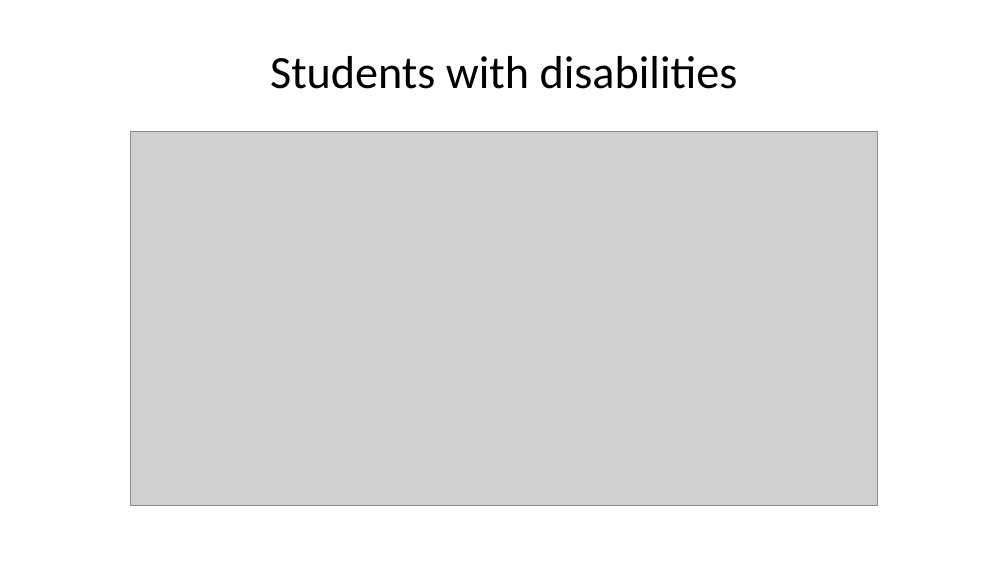
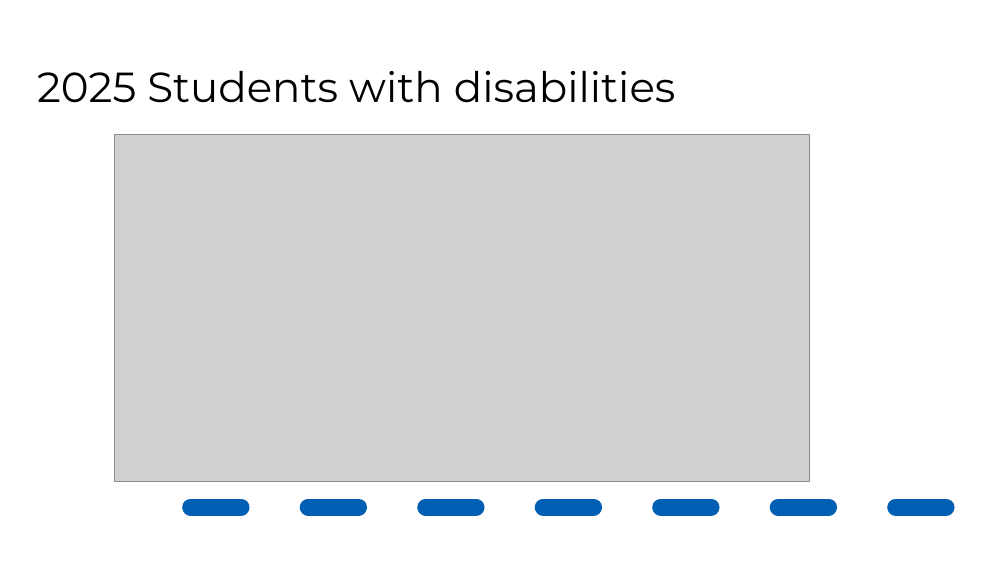
Before and after one commit to jknapp06/CADashboard, a slide deck: slide 19 of output/dashboard_summary.pptx. Drawn at 1008x567 pixels with LibreOffice and Linux fonts; fonts in the diff are those of the drawing; grey boxes stand for pictures; background and template pictures are left out. Boxes give left, top, right and bottom in pixels: in the first picture for what was removed or moved away, otherwise in the second. Text is boxed around its words. In the diff, an @@ line names an element or a change of style, - is before the commit and + after.

```diff
--- a/output/dashboard_summary.pptx
+++ b/output/dashboard_summary.pptx
@@ title "2025 Students with disabilities" at (x1=37, y1=71, x2=676, y2=103): vertical alignment middle to bottom @@
@@ title at (x1=37, y1=71, x2=676, y2=103): text changed; size 33 to 30 pt; font Calibri to Montserrat @@
-Students with disabilities
+2025 Students with disabilities
@@ picture resized from (x1=130, y1=132, x2=878, y2=506) to (x1=115, y1=134, x2=809, y2=481) @@
@@ line added from (191, 507) to (1008, 507), #005FB2 12 pt dashed @@
```
Also in this commit, not shown: 20 other slides changed, 3 slides added, 3 slides removed, 26 other files.
